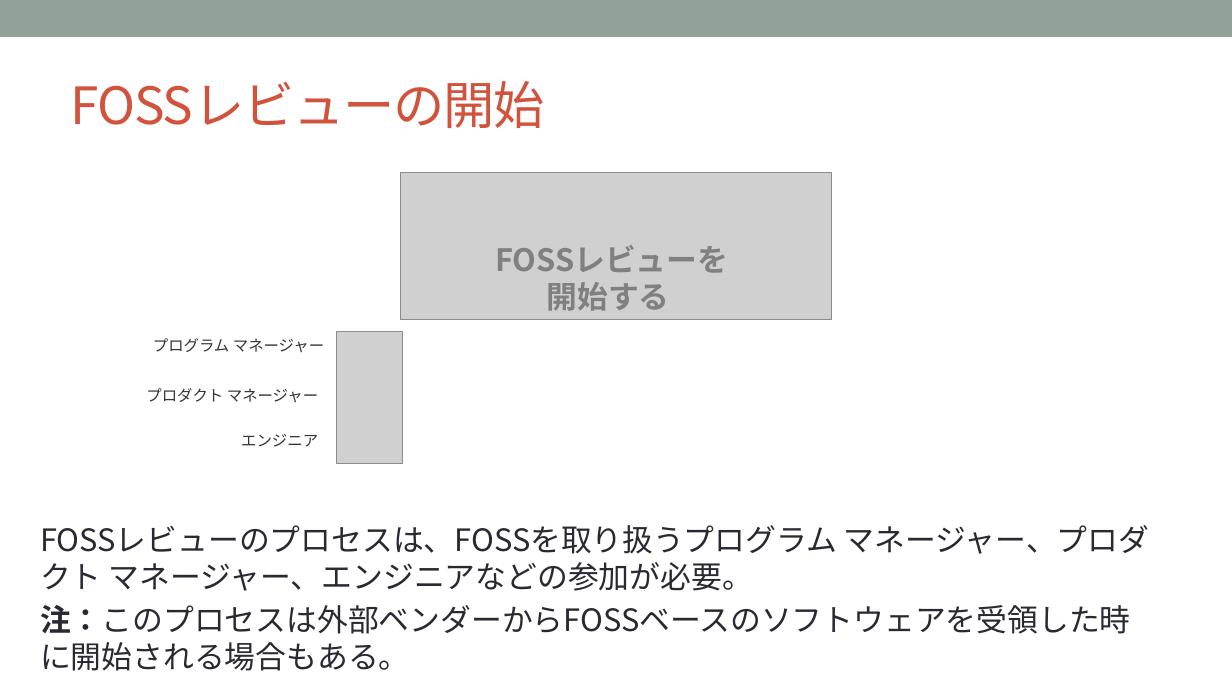
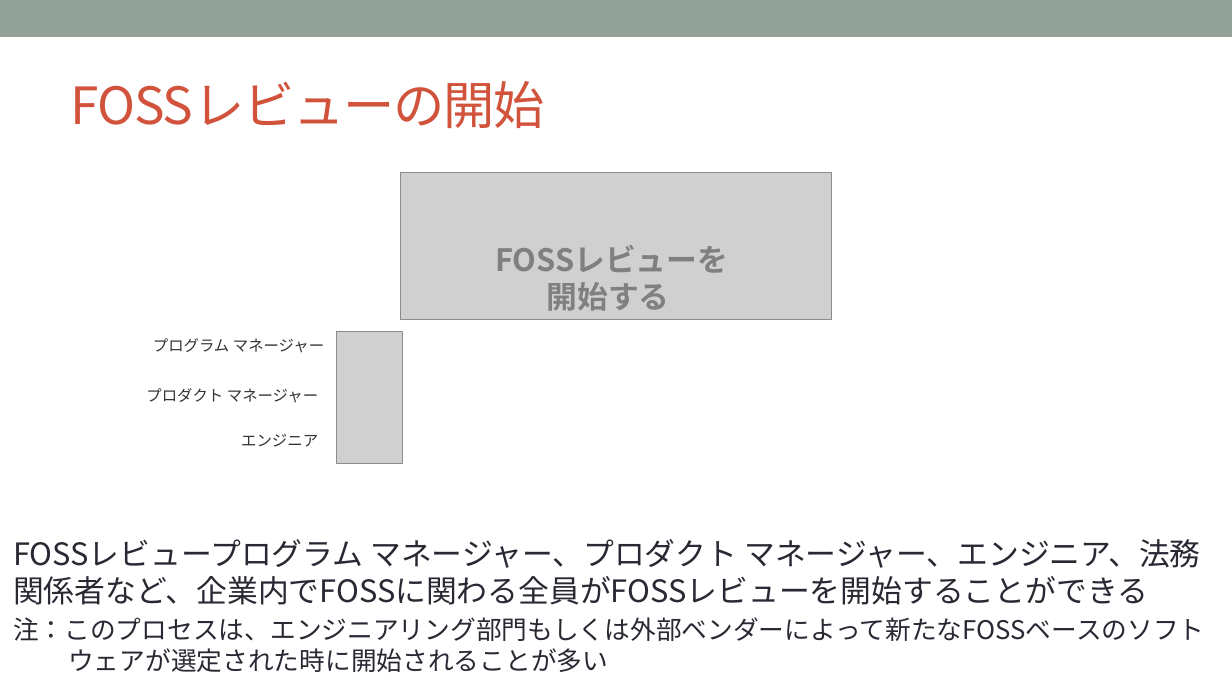
Before and after one commit to OpenChain-Project/Curriculum-Translation-JP, a slide deck: slide 46 of REVIEW/Version_for_v1.1/openchain-curriculum-for-1-1_JP_review_tani.pptx (slide 47 before the commit). Drawn at 1232x693 pixels with LibreOffice and Linux fonts; fonts in the diff are those of the drawing; grey boxes stand for pictures; background and template pictures are left out. Boxes give left, top, right and bottom in pixels: in the first picture for what was removed or moved away, otherwise in the second. Text is boxed around its words. In the diff, an @@ line names an element or a change of style, - is before the commit and + after.

```diff
--- a/REVIEW/Version_for_v1.1/openchain-curriculum-for-1-1_JP_review_tani.pptx
+++ b/REVIEW/Version_for_v1.1/openchain-curriculum-for-1-1_JP_review_tani.pptx
@@ text at bbox=[13, 539, 1204, 641]: text changed @@
-FOSSレビューのプロセスは、FOSSを取り扱うプログラム マネージャー、プロダクト マネージャー、エンジニアなどの参加が必要。
-注：このプロセスは外部ベンダーからFOSSベースのソフトウェアを受領した時に開始される場合もある。
+FOSSレビュープログラム マネージャー、プロダクト マネージャー、エンジニア、法務関係者など、企業内でFOSSに関わる全員がFOSSレビューを開始することができる
+注：このプロセスは、エンジニアリング部門もしくは外部ベンダーによって新たなFOSSベースのソフトウェアが選定された時に開始されることが多い
```
Also in this commit, not shown: 12 other slides changed, 2 slides added, 2 slides removed.
